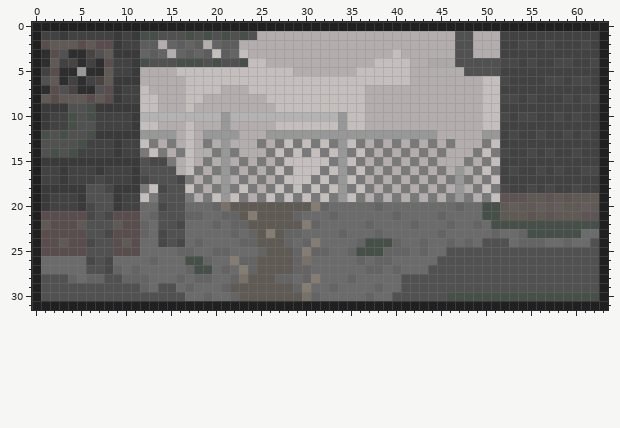
Pixel-art sprite: TemplateData/RealPageBackground.png. Above, as it was before the edit.
Colours within 5 levels of each other are drawn and written as one.
After:
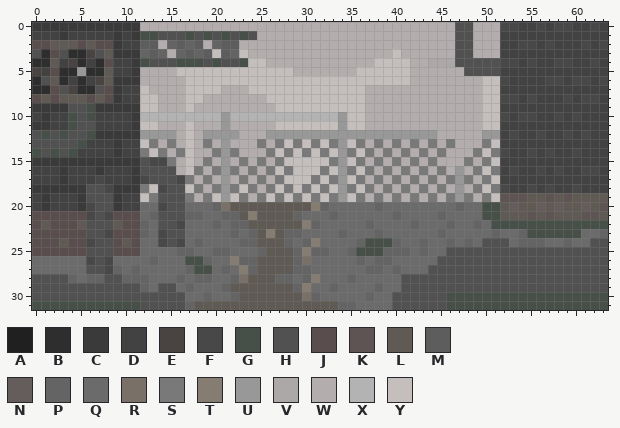
Palette (. is transparent): A #202020  B #2e2e2e  C #3a3a3a  D #424242  E #494342  F #484848  G #475048  H #515151  J #594e4d  K #5e5453  L #5f5a54  M #5d5d5d  N #655d5c  P #646464  Q #6b6b6b  R #797167  S #797979  T #867d72  U #989898  V #aca8a7  W #b3aead  X #b3b3b3  Y #c4bebd
The edit:
file 64x32 -> 2048x1024 pixels (blocks of 1x1 -> 32x32; one block is one cell here)
@@ x 0..63 @@
- 0 AAAAAAAAAAAAAAAAAAAAAAAAAAAAAAAAAAAAAAAAAAAAAAAAAAAAAAAAAAAAAAAA
- 1 ADDCDDDDDCDCGGHHHGHGHGHGHWWWWWWWWWWWWWWWWWWWWWWHHWWWDDDDDDDDDDDA
- 2 AJLLLJLJJCDDMMWPMPMWPMMWWWWWWWWWWWWWWWWWWWWWWWWHHWWWDDFFDFDDDFDA
- 3 ABJHBBEHLCCCPMPWPMPMYMPYWWWWWWWWWWWWWWWWYWWWWWWHHWWWDDDDDDDDDDDA
- 4 ABLDEBDBJDDCGHHHGGGHGHHGYYWWWWWWWWWWWWYYYYWWVVVHHHHHFFDFDDFFDDFA
- 5 ADJBBUBBLDDCWWWWYYYYYYYYYYYYYWWWWWWWYYYYYYWWWWWWHHHHDDDDDDDDDDDA
- 6 AHLBDBDELCCCWWWWWYYYYYYYYYYYYYYYYYYYYYYYYYWWWWWWWWYYFDDDDFFDFFDA
- 7 ABJHEBBHJCDDYWWWWYYYYWWWYYYYYYYYYYYYYWWWWWWWWWWWWWYYDDDDDDDDDDDA
- 8 ALJLLLJLJCDDYYWWWYYWWWWWWWYYYYYYYYYYYWWWWWWWWWWWWWYYFFDFDDDFDFFA
- 9 ACCCHHGCCCCCYYWWWYWWWWWWWWWYYYYYYYYYYWWWWWWWWWWWWWYYDDDDDDDDDDDA
-10 ACDDGHGDDDDCXXXXXXXXXUXXXXXXXXXXXXUYYWWWWWWWWWWWWWYYFDFFDDFDFDDA
-11 ACDDGHHDDDDCYYWWWYWWWUWWWWWYYYYYYYUYYWWWWWWWWWWWWWYYDDDDDDDDDDDA
-12 AGHGHHGCCCCCUUUUWYWUUUUWWWUUUUUUUUUUUUUUUUUUUWWWWWUUDFDDFDDFDFDA
-13 AHHHHGDDDCDDYSWSWYWSWUWWWSWSYSYSYSUYSWSWSWSWSWSWWWSYDDDDDDDDDDDA
-14 AHGHGDDDDCDDSYSWSYWWSUSWWWSYSYSYSYUSYSWSWSWSWSWWWSYSFDDFDFDDFDDA
-15 ACCCCCCCCCCCHFFSWYWSWUWSWSWSYYYYYSUYSWSWSWSWSWWWSWSYDDDDDDDDDDDA
-16 ADDCDDDCDDDCHHHHWYSWSUSWSWSYSYYYSYUSYSWSWSWSWSWUWSYSDFDDFDFDDFFA
-17 ADDCDDDFDDDCFHHHFSWSWUWSWSWSYYYSYSUYSWSWSWSWSWSUSWSYDDDDDDDDDDDA
-18 ACCCCCHHFCCCSYFHHYSWSUSYSWSYSYSYSYUSYSWSWSWSWSWUWSYSFDDFDFDDFDDA
-19 ACDDDCHHHCDDYSHHHSWSYUYSWSYSYSYSYSUYSWSWSWSWSWSUSWSYKKKLLKLKLLLA
-20 ACDDDCFHHCDDQQFHHQQQPRLLLLLLLLLTPQQQQQPQQQQQQQQPQQGGLNLLNLNLLNLA
-21 AJJJJJFHFJJJQPHHHPPQQPPLTLLLLPQQQPQQQQQQPQQQQPQQQQGGLLLKLKLLLKKA
-22 ALJJJLHHHLJJPQHHFQQQPQPPLLLLLLTPQQQQQPQQQQPQQQPQQPQGGGGGGGGGGGGA
-23 AJJJJJHHFJJJPQFHHQQQQQPQPLTLPPQQQQPQQQPQQQQQQPQQQQQPQQPGGGGGGQQA
-24 AJJLJJFHHJLJQQFHFQPQQQQPPLLLPQPTQQQQPGGGPQQPQQPQPQHHHQPPPQQPQQHA
-25 AJJJJJHHHJJJQQQQPPQQPPQQQPLLLPTPPQQPGGGPPPQPQQHHHHHHHHHHHHHHHHHA
-26 AQQQQQFHFQQQQPQQQGGPQQTPPLLLLPRQQQQQPQPPQQQQQHHHHHHHHHHHHHHHHHHA
-27 AQQQQQHHFPQPQQQQQPGGQPQTPLLLLPPQQQQQQPPQPQQQHHHHHHHHHHHHHHHHHHHA
-28 AHHHPQPPHHPPPQQQPQPPQQPRLLLPPQPTQQQPQQQQQHHHHHHHHHHHHHHHHHHHHHHA
-29 AHHHHHHHHHHHPQHHQPQQQPLLLLLLLPTQQPQQQQPQQHHHHHHHHHHHHHHHHHHHHHHA
-30 AHHHHHHHHHHHHHHHHQQPQQPLLLLLLLRPQQQQQPQQHHHHHHGGGGGGGGGGGGGGGGGA
-31 AAAAAAAAAAAAAAAAAAAAAAAAAAAAAAAAAAAAAAAAAAAAAAAAAAAAAAAAAAAAAAAA
+ 0 CCCCCCCCCCCCWWWWWWWWWWWWWWWWWWWWWWWWWWWWWWWWWWWHHWWWFFDDFDFFDDFD
+ 1 DDDCDDDDDCDCGGHHHGHGHGHGHWWWWWWWWWWWWWWWWWWWWWWHHWWWDDDDDDDDDDDD
+ 2 JJLLLJLJJCDDMMWPMPMWPMMWWWWWWWWWWWWWWWWWWWWWWWWHHWWWDDFFDFDDDFDF
+ 3 HBJHBBEHLCCCPMPWPMPMYMPYWWWWWWWWWWWWWWWWYWWWWWWHHWWWDDDDDDDDDDDD
+ 4 BBLDEBDBJDDCGHHHGGGHGHHGYYWWWWWWWWWWWWYYYYWWVVVHHHHHFFDFDDFFDDFD
+ 5 EDJBBUBBLDDCWWWWYYYYYYYYYYYYYWWWWWWWYYYYYYWWWWWWHHHHDDDDDDDDDDDD
+ 6 BHLBDBDELCCCWWWWWYYYYYYYYYYYYYYYYYYYYYYYYYWWWWWWWWYYFDDDDFFDFFDF
+ 7 BBJHEBBHJCDDYWWWWYYYYWWWYYYYYYYYYYYYYWWWWWWWWWWWWWYYDDDDDDDDDDDD
+ 8 JLJLLLJLJCDDYYWWWYYWWWWWWWYYYYYYYYYYYWWWWWWWWWWWWWYYFFDFDDDFDFFD
+ 9 CCCCHHGCCCCCYYWWWYWWWWWWWWWYYYYYYYYYYWWWWWWWWWWWWWYYDDDDDDDDDDDD
+10 DCDDGHGDDDDCXXXXXXXXXUXXXXXXXXXXXXUYYWWWWWWWWWWWWWYYFDFFDDFDFDDD
+11 CCDDGHHDDDDCYYWWWYWWWUWWWWWYYYYYYYUYYWWWWWWWWWWWWWYYDDDDDDDDDDDD
+12 HGHGHHGCCCCCUUUUWYWUUUUWWWUUUUUUUUUUUUUUUUUUUWWWWWUUDFDDFDDFDFDD
+13 HHHHHGDDDCDDYSWSWYWSWUWWWSWSYSYSYSUYSWSWSWSWSWSWWWSYDDDDDDDDDDDD
+14 GHGHGDDDDCDDSYSWSYWWSUSWWWSYSYSYSYUSYSWSWSWSWSWWWSYSFDDFDFDDFDDD
+15 CCCCCCCCCCCCHFFSWYWSWUWSWSWSYYYYYSUYSWSWSWSWSWWWSWSYDDDDDDDDDDDD
+16 DDDCDDDCDDDCHHHHWYSWSUSWSWSYSYYYSYUSYSWSWSWSWSWUWSYSDFDDFDFDDFFD
+17 DDDCDDDFDDDCFHHHFSWSWUWSWSWSYYYSYSUYSWSWSWSWSWSUSWSYDDDDDDDDDDDD
+18 CCCCCCHHFCCCSYFHHYSWSUSYSWSYSYSYSYUSYSWSWSWSWSWUWSYSFDDFDFDDFDDD
+19 DCDDDCHHHCDDYSHHHSWSYUYSWSYSYSYSYSUYSWSWSWSWSWSUSWSYKKKLLKLKLLLL
+20 DCDDDCFHHCDDQQFHHQQQPRLLLLLLLLLTPQQQQQPQQQQQQQQPQQGGLNLLNLNLLNLK
+21 JJJJJJFHFJJJQPHHHPPQQPPLTLLLLPQQQPQQQQQQPQQQQPQQQQGGLLLKLKLLLKKL
+22 JLJJJLHHHLJJPQHHFQQQPQPPLLLLLLTPQQQQQPQQQQPQQQPQQPQGGGGGGGGGGGGG
+23 JJJJJJHHFJJJPQFHHQQQQQPQPLTLPPQQQQPQQQPQQQQQQPQQQQQPQQPGGGGGGQQP
+24 JJJLJJFHHJLJQQFHFQPQQQQPPLLLPQPTQQQQPGGGPQQPQQPQPQHHHQPPPQQPQQHH
+25 JJJJJJHHHJJJQQQQPPQQPPQQQPLLLPTPPQQPGGGPPPQPQQHHHHHHHHHHHHHHHHHH
+26 QQQQQQFHFQQQQPQQQGGPQQTPPLLLLPRQQQQQPQPPQQQQQHHHHHHHHHHHHHHHHHHH
+27 QQQQQQHHFPQPQQQQQPGGQPQTPLLLLPPQQQQQQPPQPQQQHHHHHHHHHHHHHHHHHHHH
+28 HHHHPQPPHHPPPQQQPQPPQQPRLLLPPQPTQQQPQQQQQHHHHHHHHHHHHHHHHHHHHHHH
+29 HHHHHHHHHHHHPQHHQPQQQPLLLLLLLPTQQPQQQQPQQHHHHHHHHHHHHHHHHHHHHHHH
+30 HHHHHHHHHHHHHHHHHQQPQQPLLLLLLLRPQQQQQPQQHHHHHHGGGGGGGGGGGGGGGGGG
+31 GGGGGGGGGGGGHHHHHPLLLLLLLLLLLLLLLLPPQQQQHHHHHHGGGGGGGGGGGGGGGGGG
